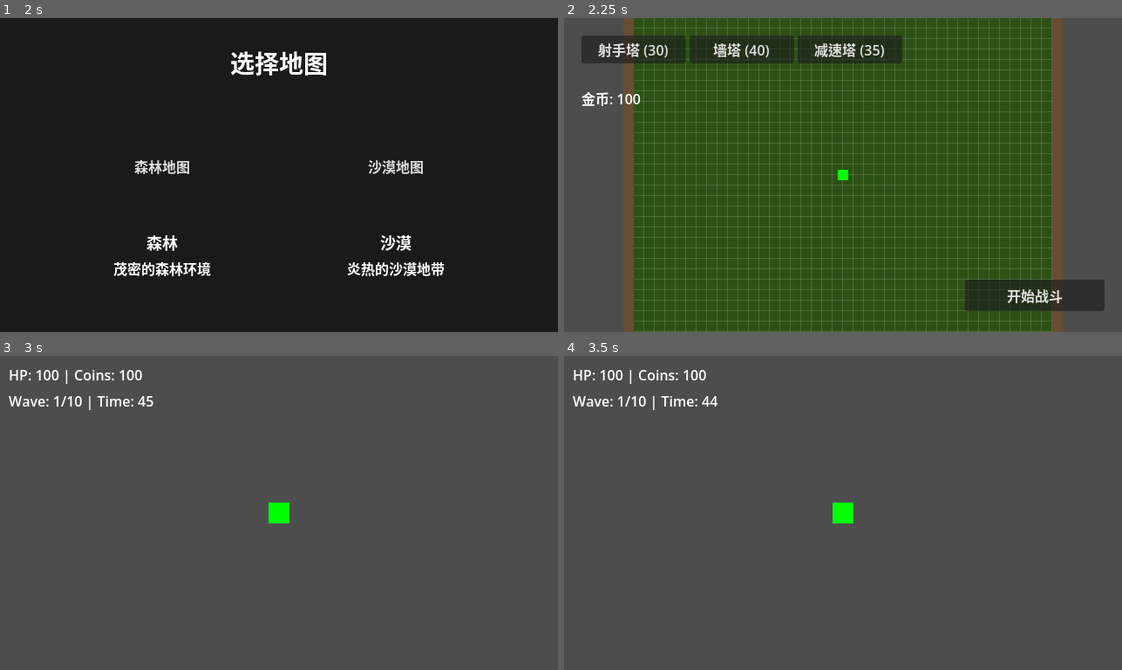
Above: before the commit, frames 1-4 (two rows, left to right).
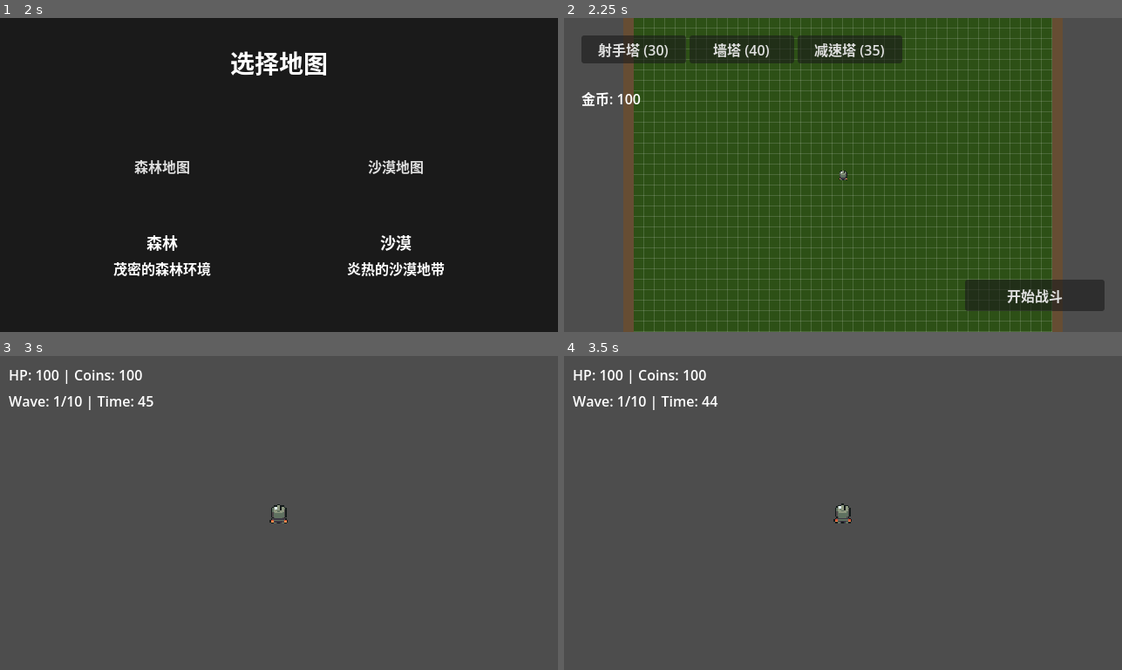
Above: after the commit, the same moments.

Repository: felang/utoland
Game: Godot game, scene res://scenes/ui/start_menu.tscn
Same seed, same stepped clock (60 frames per second), same inputs: the game is played once before the commit and once after it.
Inputs:
- Up to frame 1 (2 s): click "Start Game" at 0.5 s; click "选择" at 1.25 s
- Up to frame 2 (2.25 s): click "森林地图" at 2 s
- Up to frame 3 (3 s): click "开始战斗" at 2.75 s
- Up to frame 4 (3.5 s): no input

Frame 1 is identical in both runs. In frame 2, less than 0.1% of the frame differs, in the area x 49-51%, y 48-52%; in frame 3, 0.2%, in the area x 48-52%, y 46-54%; in frame 4, 0.2%.

Commit message:
fix: 补充工程师精灵配置，增加 tank 双亲和测试
Co-Authored-By: Claude Sonnet 4.6 <noreply@anthropic.com>

Diff:
--- a/scripts/core/game_config.gd
+++ b/scripts/core/game_config.gd
@@ -68,6 +68,15 @@
 		"tank": {
 			"idle": "res://assets/sprites/player/monk_idle.png",
 			"walk": "res://assets/sprites/player/monk_walk.png",
+			"frame_size": Vector2(16, 16),
+			"idle_frames": 4,
+			"walk_frames": 4,
+			"walk_directions": 4,
+			"fps": 8.0
+		},
+		"engineer": {
+			"idle": "res://assets/sprites/player/knight_idle.png",
+			"walk": "res://assets/sprites/player/knight_walk.png",
 			"frame_size": Vector2(16, 16),
 			"idle_frames": 4,
 			"walk_frames": 4,
--- a/tests/unit/test_shop_items_loaded.gd
+++ b/tests/unit/test_shop_items_loaded.gd
@@ -29,3 +29,8 @@
 func test_ranger_has_strong_discount():
 	var r: CharacterData = GameConfig.characters["ranger"]
 	assert_eq(r.affinity_discount, 0.25)
+
+func test_tank_has_dual_affinity():
+	var t: CharacterData = GameConfig.characters["tank"]
+	assert_true(t.affinity_tags.has("shooter"))
+	assert_true(t.affinity_tags.has("engineer"))
